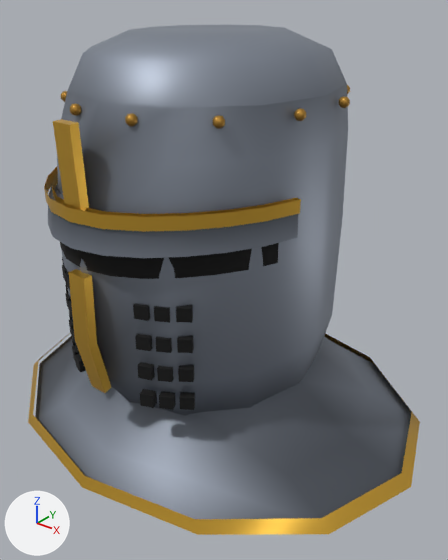
The glTF model assets/models/gear/h_great_d.glb, before and after one commit.
Both versions are drawn from a camera (50 mm lens) standing at (0.387, -0.453, 1.434) and looking at (0.022, 0.004, 1.151). Arrows for +X, +Y and +Z are at lower left; the lights stay in place. The picture after the commit comes second. Where no turn or scale is listed for an object, it has been applied to the vertices. Vertices at exactly the same position are counted once.

Names of what the first picture shows: 'Great'.
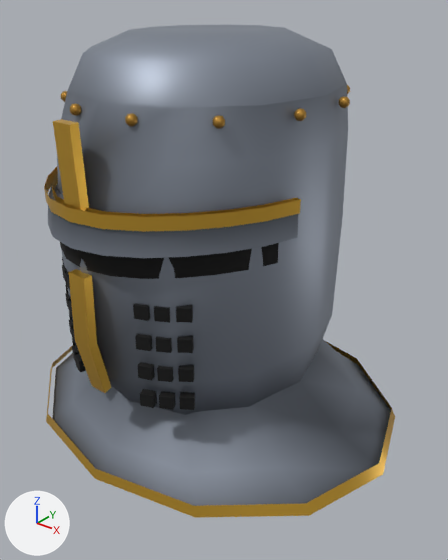
Scene script edits in JSON lines:
```json
{"block": "me_great", "where": "# used by ob_great; location = (0.0, 0.0, 1.058)"}
{"op": "remove", "block": "me_great", "code": "me_great.from_pydata(...)  # 812 vertices, 1394 faces; spans x -0.246..0.246, y -0.186..0.211, z -0.064..0.334"}
{"op": "add", "block": "me_great", "code": "me_great.from_pydata(...)  # 812 vertices, 1394 faces; spans x -0.217..0.217, y -0.171..0.193, z -0.064..0.334"}
{"block": "me_great", "change": "me_great part 1: 60 of 812 vertices moved; they spanned x -0.246..0.246, y -0.186..0.211, z -0.064..-0.011 and now span x -0.217..0.217, y -0.171..0.193, z -0.064..-0.011; mean shift (0.0, -0.001, 0.0); largest move (-0.246, 0.012, -0.064) -> (-0.217, 0.011, -0.064)"}
{"block": "me_great", "change": "me_great part 2: 11 faces centred in x -0.211..0.104, y -0.086..0.107, z -0.056..-0.011 are repainted in the vertex colours; the middle colour goes from grey #a3a3a3 to grey #a2a2a2"}
```

What differs and where, as boxes (x1, y1, x2, y2) in the pictures (448 x 560 px; the box of a moved part takes in the faces that stretch with it):
```json
{"object": "Great", "change": "reshaped, recoloured", "before": [28, 25, 420, 535], "after": [44, 25, 395, 518], "on screen": "10% narrower"}
{"part": 1, "of": "me_great", "change": "moved or reshaped", "before": [28, 317, 420, 535], "after": [46, 317, 395, 518]}
{"part": 2, "of": "me_great", "change": "recoloured", "before": [41, 336, 73, 363], "after": [59, 353, 73, 366]}
```
